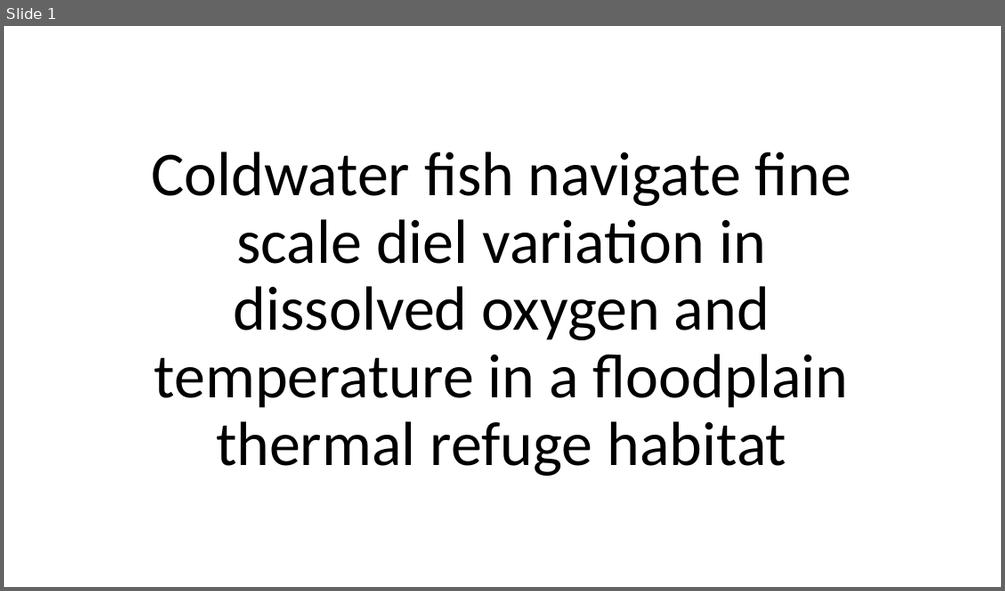
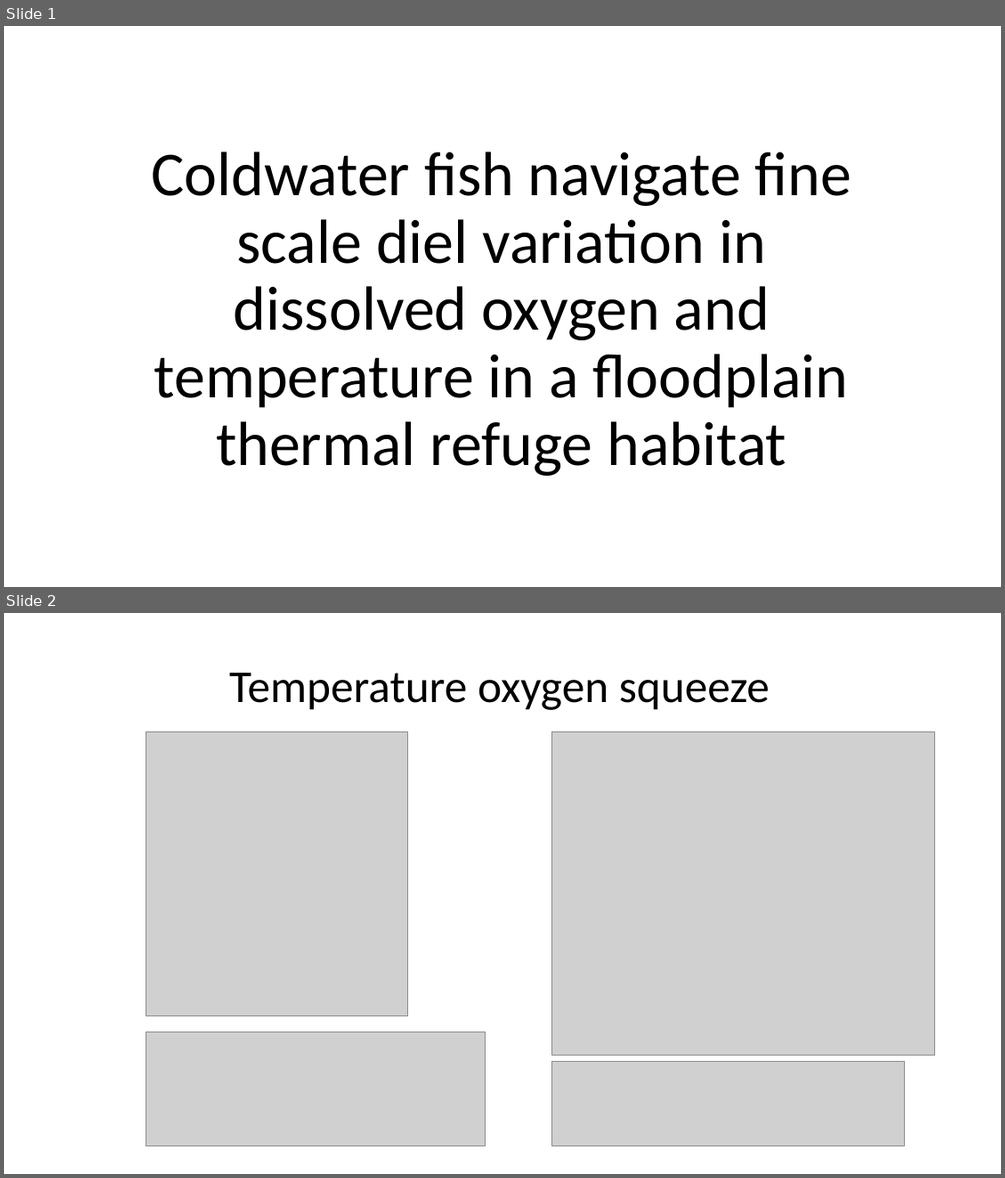
Before and after one commit to barrehan/cutthroat-habitat-selection-dvm, a slide deck: results/powerpoint/hsf.foray.01192023.pptx. Shown one above the other, each under a label of ours: slide 1 before the commit, slides 1 and 2 after it. The pictures are 1005x591 and 1005x1178 pixels, drawn with LibreOffice and Linux fonts; fonts in the diff are those of the drawing; grey boxes stand for pictures. Boxes give left, top, right and bottom in pixels: in the first picture for what was removed or moved away, otherwise in the second. Text is boxed around its words. In the diff, an @@ line names an element or a change of style, - is before the commit and + after.

```diff
--- a/results/powerpoint/hsf.foray.01192023.pptx
+++ b/results/powerpoint/hsf.foray.01192023.pptx
@@ slide 2 added at box(4, 613, 1001, 1174), background #FFFFFF @@
@@ text added at box(229, 673, 769, 710), 44 pt, text #000000 @@
+Temperature oxygen squeeze
@@ picture added at box(146, 732, 408, 1015) @@
@@ picture added at box(552, 732, 934, 1054) @@
@@ picture added at box(146, 1032, 485, 1146) @@
@@ picture added at box(552, 1061, 905, 1145) @@
```
Also in this commit, not shown: 4 other slides added, 3 other files.
